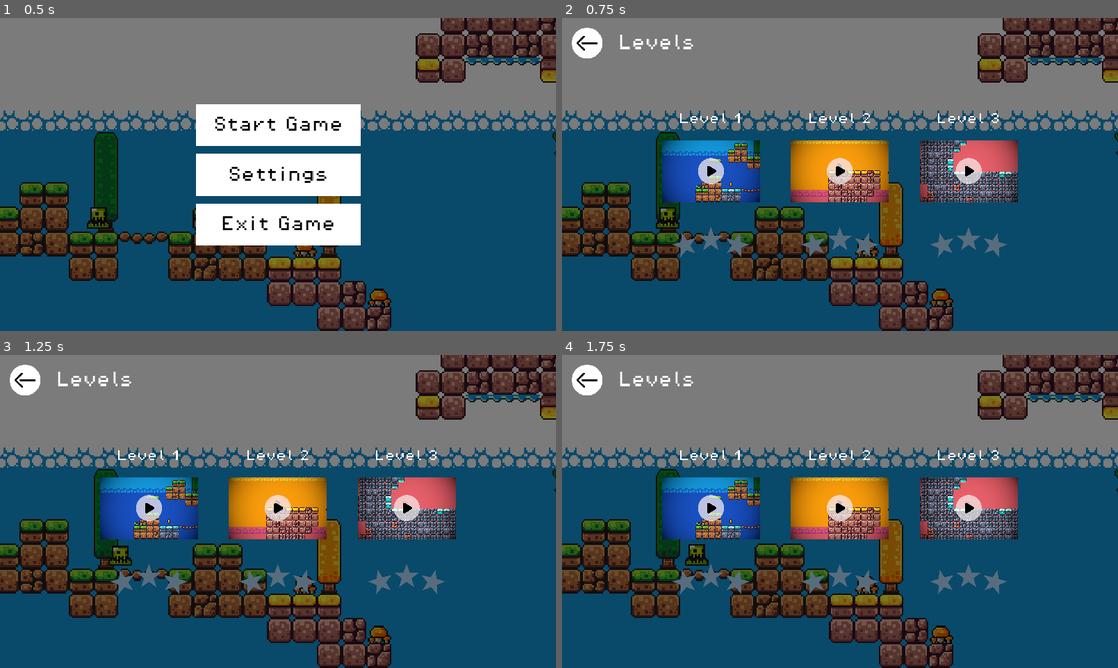
Above: before the commit, frames 1-4 (two rows, left to right).
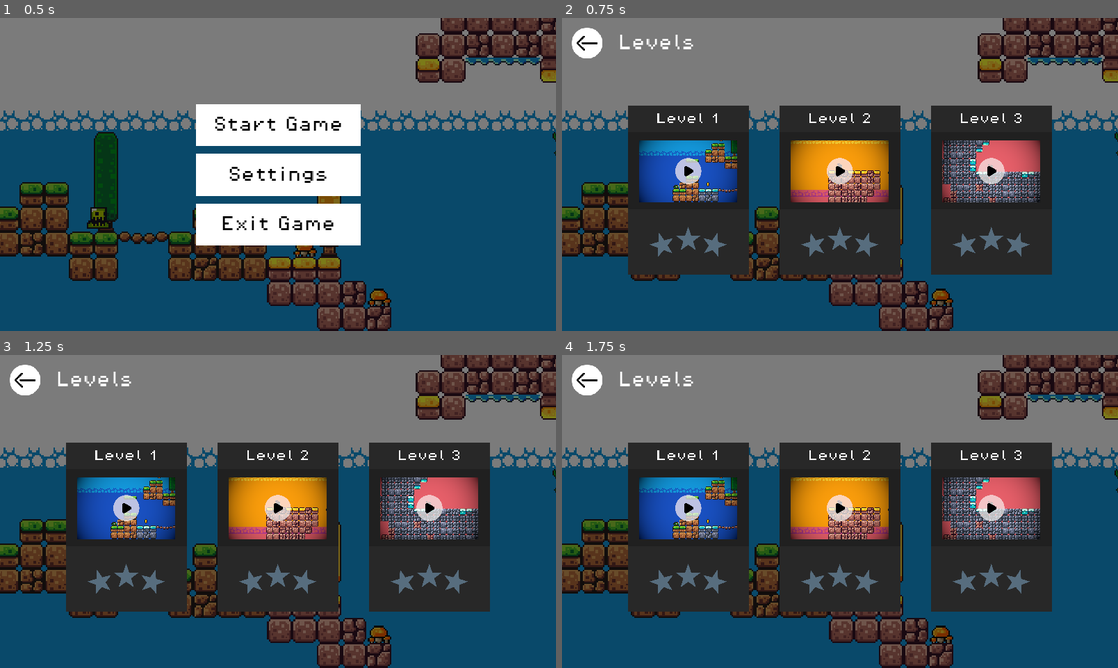
Above: after the commit, the same moments.

Repository: ImadSaddik/FirstGodotGame
Game: Godot game, scene res://scenes/start_screen_ui.tscn
The game is run twice, just before and just after one commit, with the same random seed, the same clock (stepped at 60 frames per second) and the same inputs.
Inputs (mouse positions are in pixels of both pictures, inside the frame that each line leads up to; where the layout moved, square brackets give the same spot in the first picture):
- Up to frame 1 (0.5 s): no input
- Up to frame 2 (0.75 s): click "Start Game" at 0.5 s
- Up to frame 3 (1.25 s): no input
- Up to frame 4 (1.75 s): click (762, 539) [784, 539] at 1.25 s

Frame 1 is identical in both runs. In frame 2, 30% of the frame differs, in the area x 11-89%, y 28-82%; in frame 3, 30%; in frame 4, 30%.

Commit message:
Changed the design of the level selectors

Diff:
--- a/scenes/start_screen_ui.tscn
+++ b/scenes/start_screen_ui.tscn
@@ -27,6 +27,12 @@
 
 [sub_resource type="StyleBoxFlat" id="StyleBoxFlat_75i84"]
 bg_color = Color(1, 1, 1, 1)
+
+[sub_resource type="StyleBoxFlat" id="StyleBoxFlat_efcgd"]
+bg_color = Color(0.125911, 0.125911, 0.125911, 1)
+
+[sub_resource type="StyleBoxFlat" id="StyleBoxFlat_bwld7"]
+bg_color = Color(0.158472, 0.158472, 0.158472, 1)
 
 [sub_resource type="TileSetAtlasSource" id="TileSetAtlasSource_xlxgc"]
 texture = ExtResource("2_hqqql")
@@ -369,9 +375,9 @@
 size_flags_horizontal = 3
 theme_override_constants/separation = 0
 script = ExtResource("4_kxuuv")
-starRatingTextureRectLevel1 = NodePath("VBoxContainer/Level1/StarRatingLevel1")
-starRatingTextureRectLevel2 = NodePath("VBoxContainer/Level2/StarRatingLevel2")
-starRatingTextureRectLevel3 = NodePath("VBoxContainer/Level3/StarRatingLevel3")
+starRatingTextureRectLevel1 = NodePath("VBoxContainer/Level1/Content/StarRatingLevel1")
+starRatingTextureRectLevel2 = NodePath("VBoxContainer/Level2/Content/StarRatingLevel2")
+starRatingTextureRectLevel3 = NodePath("VBoxContainer/Level3/Content/StarRatingLevel3")
 
 [node name="HBoxContainer" type="HBoxContainer" parent="CanvasLayer/LevelsView"]
 layout_mode = 2
@@ -400,25 +406,55 @@
 size_flags_vertical = 6
 theme_override_constants/separation = 64
 
-[node name="Level1" type="VBoxContainer" parent="CanvasLayer/LevelsView/VBoxContainer"]
+[node name="Level1" type="CenterContainer" parent="CanvasLayer/LevelsView/VBoxContainer"]
+layout_mode = 2
+
+[node name="BG" type="Panel" parent="CanvasLayer/LevelsView/VBoxContainer/Level1"]
+clip_contents = true
+custom_minimum_size = Vector2(250, 350)
+layout_mode = 2
+theme_override_styles/panel = SubResource("StyleBoxFlat_efcgd")
+
+[node name="TopRow" type="Panel" parent="CanvasLayer/LevelsView/VBoxContainer/Level1/BG"]
+layout_mode = 1
+anchors_preset = 10
+anchor_right = 1.0
+offset_bottom = 55.0
+grow_horizontal = 2
+theme_override_styles/panel = SubResource("StyleBoxFlat_bwld7")
+
+[node name="BottomRow" type="Panel" parent="CanvasLayer/LevelsView/VBoxContainer/Level1/BG"]
+layout_mode = 1
+anchors_preset = 12
+anchor_top = 1.0
+anchor_right = 1.0
+anchor_bottom = 1.0
+offset_top = -135.0
+grow_horizontal = 2
+grow_vertical = 0
+theme_override_styles/panel = SubResource("StyleBoxFlat_bwld7")
+
+[node name="Content" type="VBoxContainer" parent="CanvasLayer/LevelsView/VBoxContainer/Level1"]
 layout_mode = 2
 theme_override_constants/separation = 32
 
-[node name="Label" type="Label" parent="CanvasLayer/LevelsView/VBoxContainer/Level1"]
-layout_mode = 2
-size_flags_horizontal = 4
+[node name="Label" type="Label" parent="CanvasLayer/LevelsView/VBoxContainer/Level1/Content"]
+z_index = 3
+layout_mode = 2
 theme_override_fonts/font = ExtResource("1_521am")
 theme_override_font_sizes/font_size = 24
 text = "Level 1"
-
-[node name="Cover" type="TextureRect" parent="CanvasLayer/LevelsView/VBoxContainer/Level1"]
+horizontal_alignment = 1
+vertical_alignment = 1
+
+[node name="Cover" type="TextureRect" parent="CanvasLayer/LevelsView/VBoxContainer/Level1/Content"]
 clip_contents = true
 custom_minimum_size = Vector2(128, 128)
 layout_mode = 2
 texture = ExtResource("4_3rcwx")
 expand_mode = 3
 
-[node name="Level1Button" type="TextureButton" parent="CanvasLayer/LevelsView/VBoxContainer/Level1/Cover"]
+[node name="Level1Button" type="TextureButton" parent="CanvasLayer/LevelsView/VBoxContainer/Level1/Content/Cover"]
 z_index = 5
 clip_contents = true
 custom_minimum_size = Vector2(128, 128)
@@ -430,32 +466,60 @@
 texture_pressed = ExtResource("5_rnv3v")
 texture_hover = ExtResource("6_snrnw")
 
-[node name="StarRatingLevel1" type="TextureRect" parent="CanvasLayer/LevelsView/VBoxContainer/Level1"]
+[node name="StarRatingLevel1" type="TextureRect" parent="CanvasLayer/LevelsView/VBoxContainer/Level1/Content"]
 clip_contents = true
 custom_minimum_size = Vector2(64, 64)
 layout_mode = 2
 texture = ExtResource("7_7iqgf")
 expand_mode = 5
 
-[node name="Level2" type="VBoxContainer" parent="CanvasLayer/LevelsView/VBoxContainer"]
+[node name="Level2" type="CenterContainer" parent="CanvasLayer/LevelsView/VBoxContainer"]
+layout_mode = 2
+
+[node name="BG" type="Panel" parent="CanvasLayer/LevelsView/VBoxContainer/Level2"]
+clip_contents = true
+custom_minimum_size = Vector2(250, 350)
+layout_mode = 2
+theme_override_styles/panel = SubResource("StyleBoxFlat_efcgd")
+
+[node name="TopRow" type="Panel" parent="CanvasLayer/LevelsView/VBoxContainer/Level2/BG"]
+layout_mode = 1
+anchors_preset = 10
+anchor_right = 1.0
+offset_bottom = 55.0
+grow_horizontal = 2
+theme_override_styles/panel = SubResource("StyleBoxFlat_bwld7")
+
+[node name="BottomRow" type="Panel" parent="CanvasLayer/LevelsView/VBoxContainer/Level2/BG"]
+layout_mode = 1
+anchors_preset = 12
+anchor_top = 1.0
+anchor_right = 1.0
+anchor_bottom = 1.0
+offset_top = -135.0
+grow_horizontal = 2
+grow_vertical = 0
+theme_override_styles/panel = SubResource("StyleBoxFlat_bwld7")
+
+[node name="Content" type="VBoxContainer" parent="CanvasLayer/LevelsView/VBoxContainer/Level2"]
 layout_mode = 2
 theme_override_constants/separation = 32
 
-[node name="Label2" type="Label" parent="CanvasLayer/LevelsView/VBoxContainer/Level2"]
+[node name="Label2" type="Label" parent="CanvasLayer/LevelsView/VBoxContainer/Level2/Content"]
 layout_mode = 2
 size_flags_horizontal = 4
 theme_override_fonts/font = ExtResource("1_521am")
 theme_override_font_sizes/font_size = 24
 text = "Level 2"
 
-[node name="TextureRect" type="TextureRect" parent="CanvasLayer/LevelsView/VBoxContainer/Level2"]
+[node name="TextureRect" type="TextureRect" parent="CanvasLayer/LevelsView/VBoxContainer/Level2/Content"]
 clip_contents = true
 custom_minimum_size = Vector2(128, 128)
 layout_mode = 2
 texture = ExtResource("5_w623u")
 expand_mode = 3
 
-[node name="Level2Button" type="TextureButton" parent="CanvasLayer/LevelsView/VBoxContainer/Level2/TextureRect"]
+[node name="Level2Button" type="TextureButton" parent="CanvasLayer/LevelsView/VBoxContainer/Level2/Content/TextureRect"]
 z_index = 5
 clip_contents = true
 custom_minimum_size = Vector2(128, 128)
@@ -467,32 +531,60 @@
 texture_pressed = ExtResource("5_rnv3v")
 texture_hover = ExtResource("6_snrnw")
 
-[node name="StarRatingLevel2" type="TextureRect" parent="CanvasLayer/LevelsView/VBoxContainer/Level2"]
+[node name="StarRatingLevel2" type="TextureRect" parent="CanvasLayer/LevelsView/VBoxContainer/Level2/Content"]
 clip_contents = true
 custom_minimum_size = Vector2(64, 64)
 layout_mode = 2
 texture = ExtResource("7_7iqgf")
 expand_mode = 5
 
-[node name="Level3" type="VBoxContainer" parent="CanvasLayer/LevelsView/VBoxContainer"]
+[node name="Level3" type="CenterContainer" parent="CanvasLayer/LevelsView/VBoxContainer"]
+layout_mode = 2
+
+[node name="BG" type="Panel" parent="CanvasLayer/LevelsView/VBoxContainer/Level3"]
+clip_contents = true
+custom_minimum_size = Vector2(250, 350)
+layout_mode = 2
+theme_override_styles/panel = SubResource("StyleBoxFlat_efcgd")
+
+[node name="TopRow" type="Panel" parent="CanvasLayer/LevelsView/VBoxContainer/Level3/BG"]
+layout_mode = 1
+anchors_preset = 10
+anchor_right = 1.0
+offset_bottom = 55.0
+grow_horizontal = 2
+theme_override_styles/panel = SubResource("StyleBoxFlat_bwld7")
+
+[node name="BottomRow" type="Panel" parent="CanvasLayer/LevelsView/VBoxContainer/Level3/BG"]
+layout_mode = 1
+anchors_preset = 12
+anchor_top = 1.0
+anchor_right = 1.0
+anchor_bottom = 1.0
+offset_top = -135.0
+grow_horizontal = 2
+grow_vertical = 0
+theme_override_styles/panel = SubResource("StyleBoxFlat_bwld7")
+
+[node name="Content" type="VBoxContainer" parent="CanvasLayer/LevelsView/VBoxContainer/Level3"]
 layout_mode = 2
 theme_override_constants/separation = 32
 
-[node name="Label2" type="Label" parent="CanvasLayer/LevelsView/VBoxContainer/Level3"]
+[node name="Label2" type="Label" parent="CanvasLayer/LevelsView/VBoxContainer/Level3/Content"]
 layout_mode = 2
 size_flags_horizontal = 4
 theme_override_fonts/font = ExtResource("1_521am")
 theme_override_font_sizes/font_size = 24
 text = "Level 3"
 
-[node name="TextureRect" type="TextureRect" parent="CanvasLayer/LevelsView/VBoxContainer/Level3"]
+[node name="TextureRect" type="TextureRect" parent="CanvasLayer/LevelsView/VBoxContainer/Level3/Content"]
 clip_contents = true
 custom_minimum_size = Vector2(128, 128)
 layout_mode = 2
 texture = ExtResource("6_0d0qb")
 expand_mode = 3
 
-[node name="Level3Button" type="TextureButton" parent="CanvasLayer/LevelsView/VBoxContainer/Level3/TextureRect"]
+[node name="Level3Button" type="TextureButton" parent="CanvasLayer/LevelsView/VBoxContainer/Level3/Content/TextureRect"]
 z_index = 5
 clip_contents = true
 custom_minimum_size = Vector2(128, 128)
@@ -504,7 +596,7 @@
 texture_pressed = ExtResource("5_rnv3v")
 texture_hover = ExtResource("6_snrnw")
 
-[node name="StarRatingLevel3" type="TextureRect" parent="CanvasLayer/LevelsView/VBoxContainer/Level3"]
+[node name="StarRatingLevel3" type="TextureRect" parent="CanvasLayer/LevelsView/VBoxContainer/Level3/Content"]
 clip_contents = true
 custom_minimum_size = Vector2(64, 64)
 layout_mode = 2
@@ -559,6 +651,6 @@
 [connection signal="value_changed" from="CanvasLayer/SettingsView/VBoxContainer/Music/MusicVolumeSlider" to="." method="_on_music_slider_value_changed"]
 [connection signal="value_changed" from="CanvasLayer/SettingsView/VBoxContainer/SoundEffects/SoundEffectsVolumeSlider" to="." method="_on_sound_effects_slider_value_changed"]
 [connection signal="pressed" from="CanvasLayer/LevelsView/HBoxContainer/ReturnToStartMenuButton" to="." method="_on_return_to_start_menu_button_pressed"]
-[connection signal="pressed" from="CanvasLayer/LevelsView/VBoxContainer/Level1/Cover/Level1Button" to="." method="_on_start_level_1_button_pressed"]
-[connection signal="pressed" from="CanvasLayer/LevelsView/VBoxContainer/Level2/TextureRect/Level2Button" to="." method="_on_start_level_2_button_pressed"]
-[connection signal="pressed" from="CanvasLayer/LevelsView/VBoxContainer/Level3/TextureRect/Level3Button" to="." method="_on_start_level_3_button_pressed"]
+[connection signal="pressed" from="CanvasLayer/LevelsView/VBoxContainer/Level1/Content/Cover/Level1Button" to="." method="_on_start_level_1_button_pressed"]
+[connection signal="pressed" from="CanvasLayer/LevelsView/VBoxContainer/Level2/Content/TextureRect/Level2Button" to="." method="_on_start_level_2_button_pressed"]
+[connection signal="pressed" from="CanvasLayer/LevelsView/VBoxContainer/Level3/Content/TextureRect/Level3Button" to="." method="_on_start_level_3_button_pressed"]
Not shown: 1 places in scenes/start_screen_ui.tscn that only renumber resources
